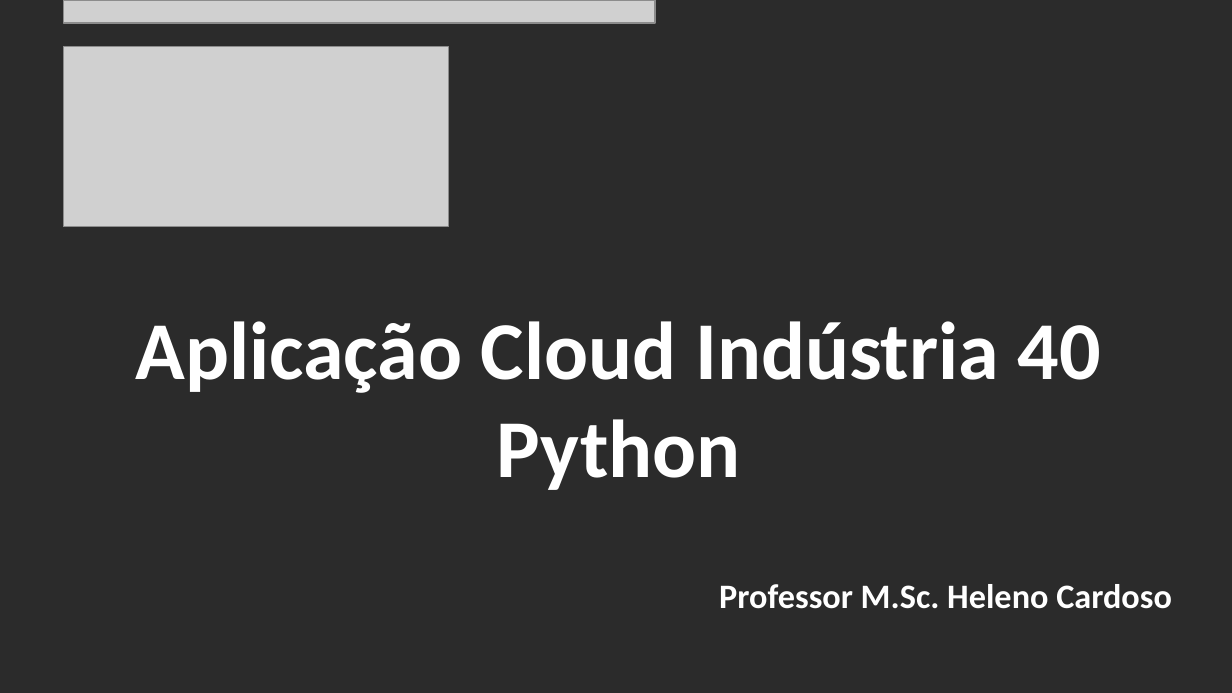
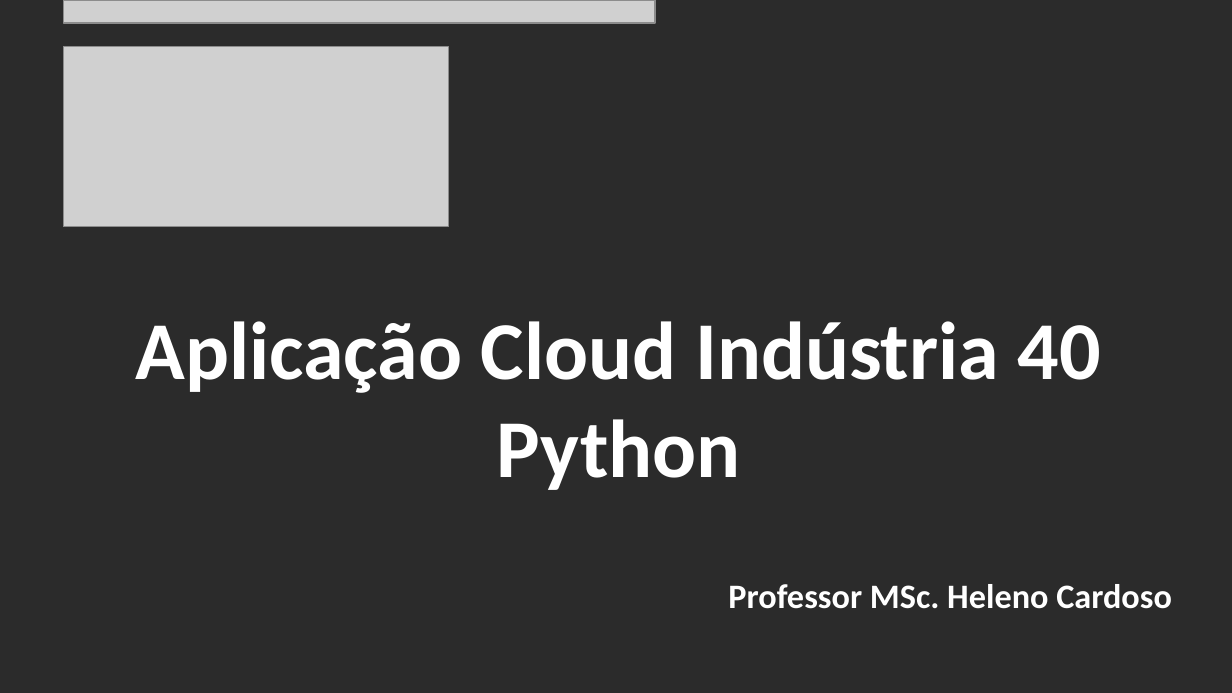
Before and after one commit to CloudEducationBrazil/WydenArea1AplicacaoCloudIndustria40Python, a slide deck: slide 22 of 01 Classes/Aula 06 - Aplicação Cloud Indústria 40 Python IoT Plataforma Raspberry PI.pptx (slide 8 before the commit). Drawn at 1232x693 pixels with LibreOffice and Linux fonts; fonts in the diff are those of the drawing; grey boxes stand for pictures; background and template pictures are left out; a plain dark background stands for a picture behind light text. Boxes give left, top, right and bottom in pixels: in the first picture for what was removed or moved away, otherwise in the second. Text is boxed around its words. In the diff, an @@ line names an element or a change of style, - is before the commit and + after.

Commit message:
Aula 06 Python IoT 09042023

```diff
--- a/01 Classes/Aula 06 - Aplicação Cloud Indústria 40 Python IoT Plataforma Raspberry PI.pptx
+++ b/01 Classes/Aula 06 - Aplicação Cloud Indústria 40 Python IoT Plataforma Raspberry PI.pptx
@@ text at <box>728,584,1172,609</box>: text changed @@
-Professor M.Sc. Heleno Cardoso
+Professor MSc. Heleno Cardoso
```
Also in this commit, not shown: 4 other slides changed, 16 slides added, 2 slides removed.
